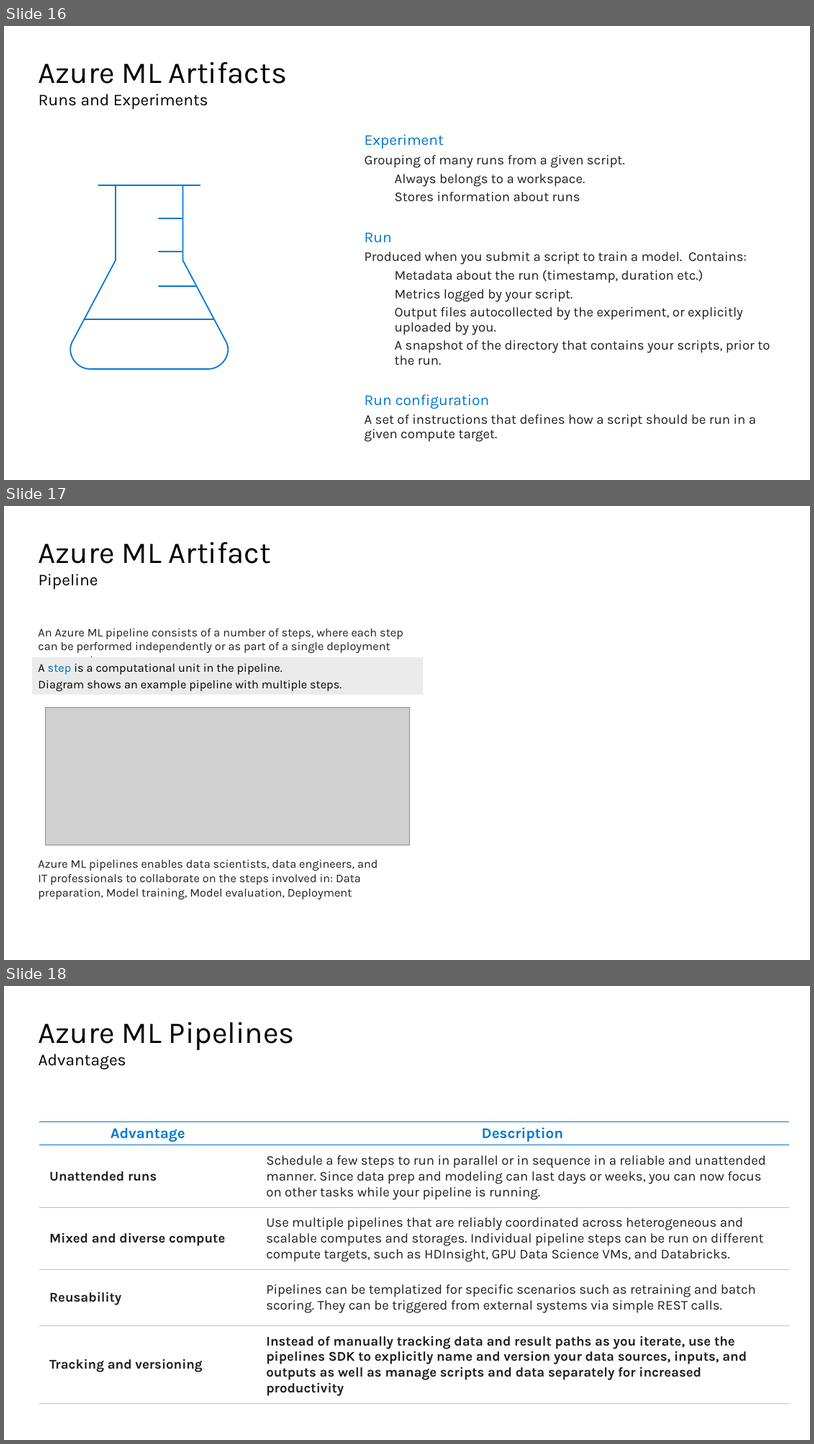
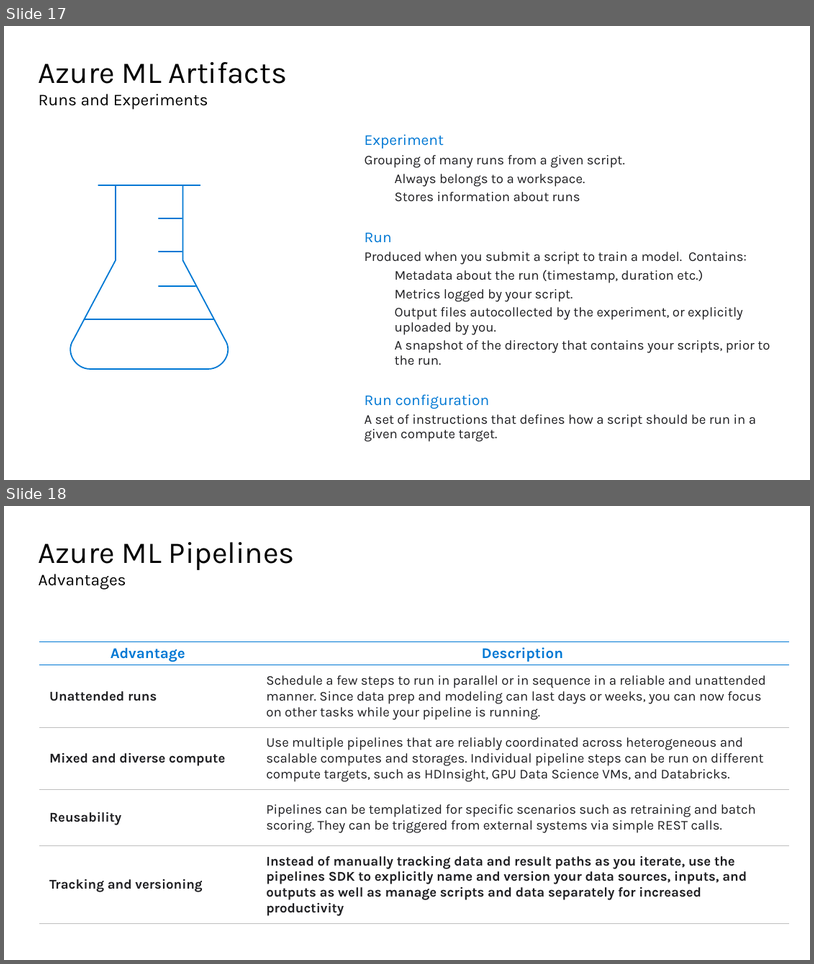
Before and after one commit to isabella232/Ignite2019-pre-day, a slide deck: Azure Machine Learning service - Overview.pptx. Shown one above the other, each under a label of ours: slides 16, 17 and 18 before the commit, slides 17 and 18 after it. The pictures are 814x1444 and 814x964 pixels, drawn with LibreOffice and Linux fonts; fonts in the diff are those of the drawing; grey boxes stand for pictures; background and template pictures are left out. Boxes give left, top, right and bottom in pixels: in the first picture for what was removed or moved away, otherwise in the second. Text is boxed around its words. In the diff, an @@ line names an element or a change of style, - is before the commit and + after.

```diff
--- a/Azure Machine Learning service - Overview.pptx
+++ b/Azure Machine Learning service - Overview.pptx
@@ slide 17 removed at bbox=[4, 506, 810, 960], background #FFFFFF @@
@@ title removed at bbox=[39, 542, 272, 564] @@
-Azure ML Artifact
@@ text removed at bbox=[39, 574, 98, 590] @@
-Pipeline
@@ text removed at bbox=[38, 628, 404, 653] @@
-An Azure ML pipeline consists of a number of steps, where each step can be performed independently or as part of a single deployment command.
@@ rectangle removed at bbox=[32, 657, 423, 694] @@
-A step is a computational unit in the pipeline.
-Diagram shows an example pipeline with multiple steps.
@@ picture removed at bbox=[46, 708, 410, 845] @@
@@ text removed at bbox=[38, 860, 378, 899] @@
-Azure ML pipelines enables data scientists, data engineers, and IT professionals to collaborate on the steps involved in: Data preparation, Model training, Model evaluation, Deployment
@@ what was slide 16 is now slide 17 @@
```
Also in this commit, not shown: 2 slides changed, 3 slides added, 2 other slides removed.
